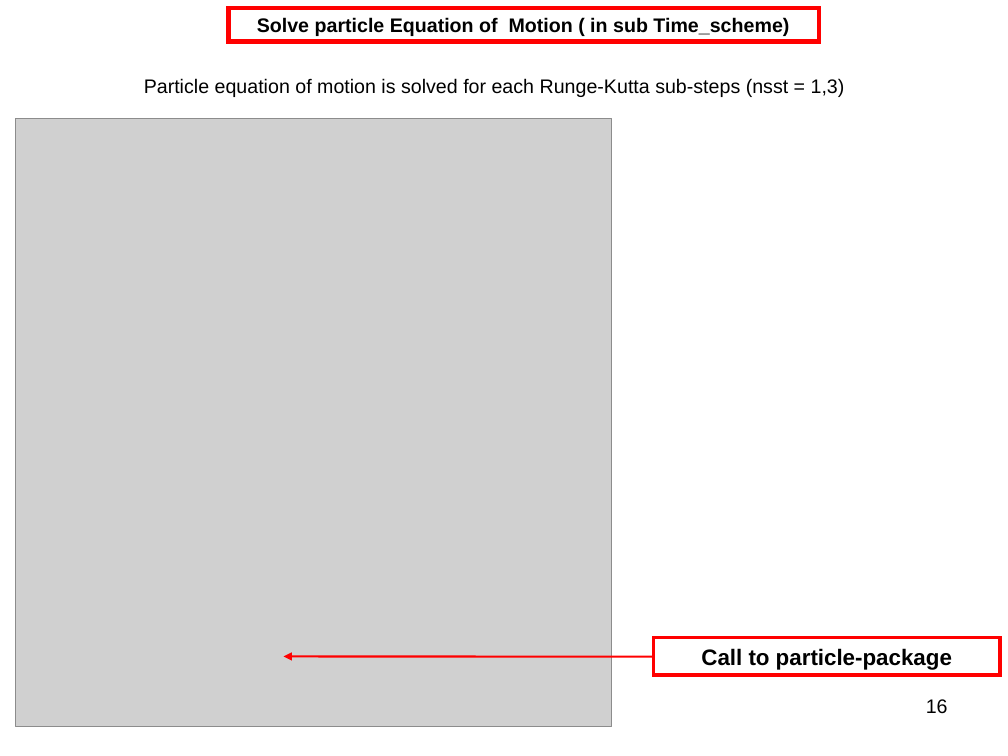
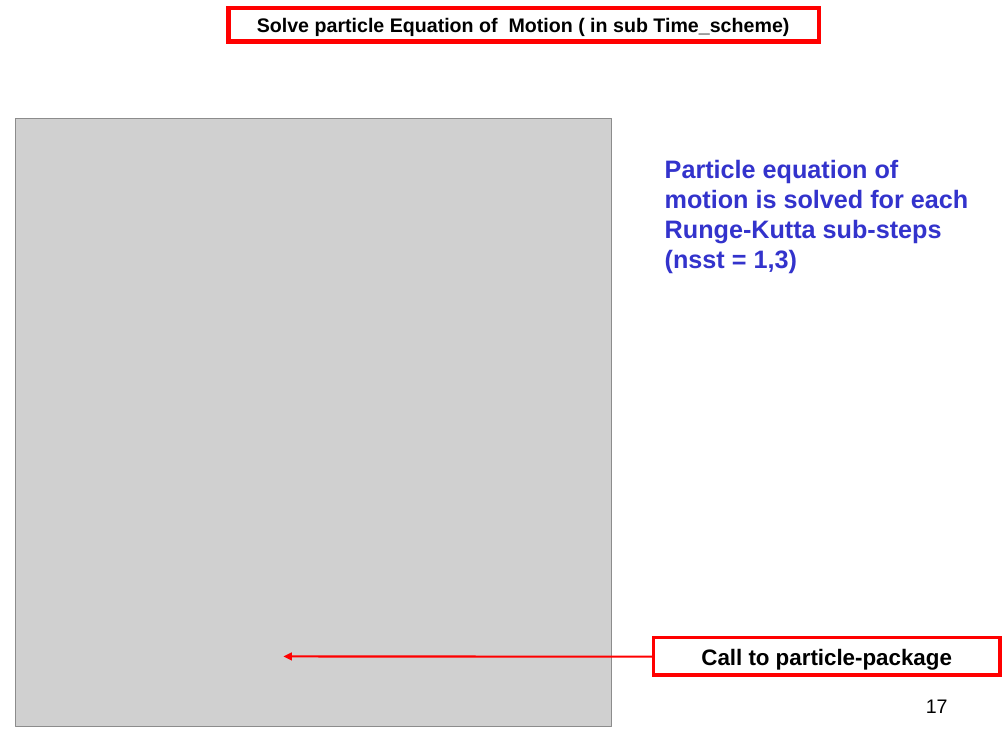
Before and after one commit to markus-abel/parpar, a slide deck: slide 17 of Suivi_lagrangien.ppt (slide 16 before the commit). Drawn at 1008x756 pixels with LibreOffice and Linux fonts; fonts in the diff are those of the drawing; grey boxes stand for pictures. Boxes give left, top, right and bottom in pixels: in the first picture for what was removed or moved away, otherwise in the second. Text is boxed around its words. In the diff, an @@ line names an element or a change of style, - is before the commit and + after.

```diff
--- a/Suivi_lagrangien.ppt
+++ b/Suivi_lagrangien.ppt
@@ text "Particle equation of motion is ...": place and size @@
-text "Particle equation of motion is ..." at <box>144,78,845,97</box>
+text "Particle equation of motion is ..." at <box>665,159,968,274</box>
@@ text "Particle equation of motion is ..." at <box>665,159,968,274</box>: size 14 to 18 pt, text colour #000000 to #3333CC, bold on @@
@@ page number at <box>926,699,948,713</box>: text changed @@
-16
+17
```
Also in this commit, not shown: 6 other slides changed, 9 slides added.
